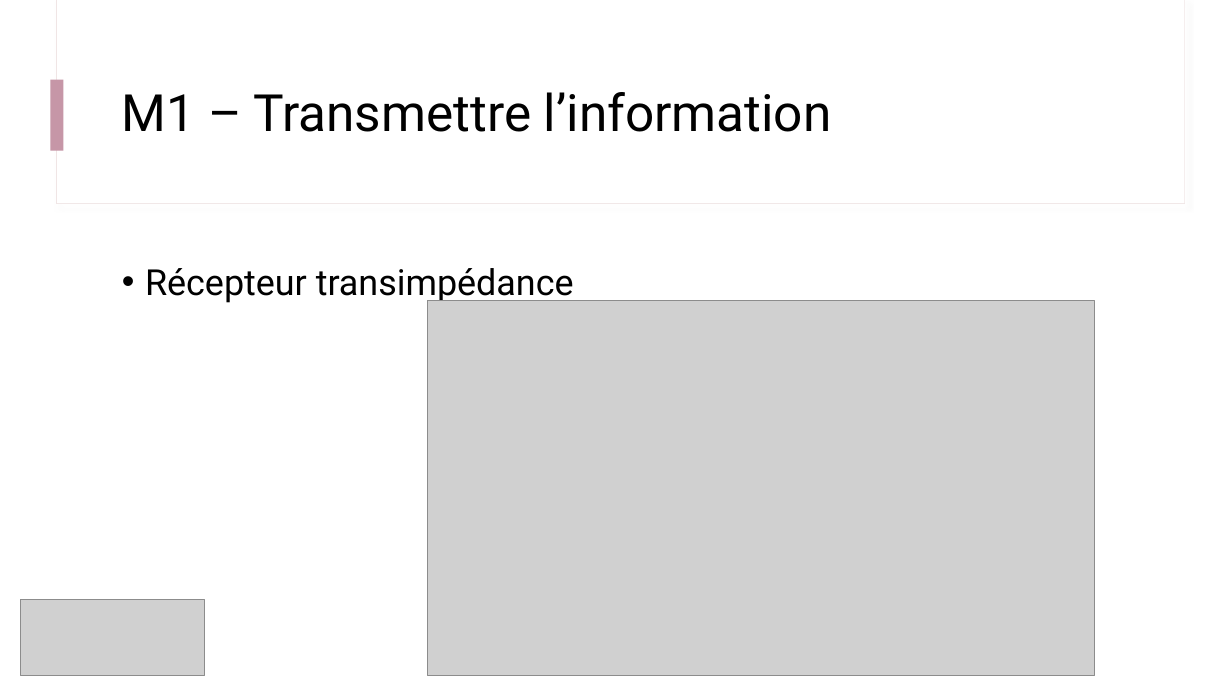
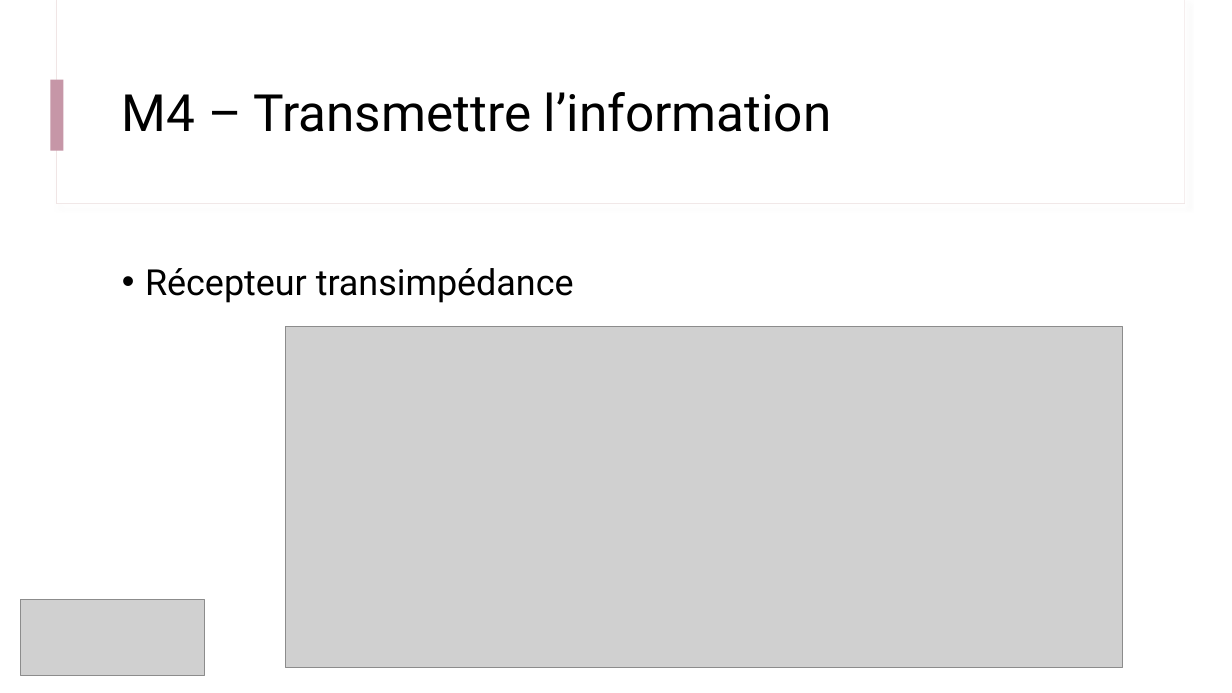
Before and after one commit to IOGS-Digital-Methods/semester-5, a slide deck: slide 24 of CeTI/b3_photodetection/B3_1_Photodetection.pptx (slide 7 before the commit). Drawn at 1232x693 pixels with LibreOffice and Linux fonts; fonts in the diff are those of the drawing; grey boxes stand for pictures. Boxes give left, top, right and bottom in pixels: in the first picture for what was removed or moved away, otherwise in the second. Text is boxed around its words. In the diff, an @@ line names an element or a change of style, - is before the commit and + after.

```diff
--- a/CeTI/b3_photodetection/B3_1_Photodetection.pptx
+++ b/CeTI/b3_photodetection/B3_1_Photodetection.pptx
@@ title at (122, 92, 832, 132): text changed @@
-M1 – Transmettre l’information
+M4 – Transmettre l’information
@@ picture: place and size @@
-picture at (428, 301, 1095, 676)
+picture at (286, 326, 1123, 668)
```
Also in this commit, not shown: 4 other slides changed, 17 slides added, 2 other files.
